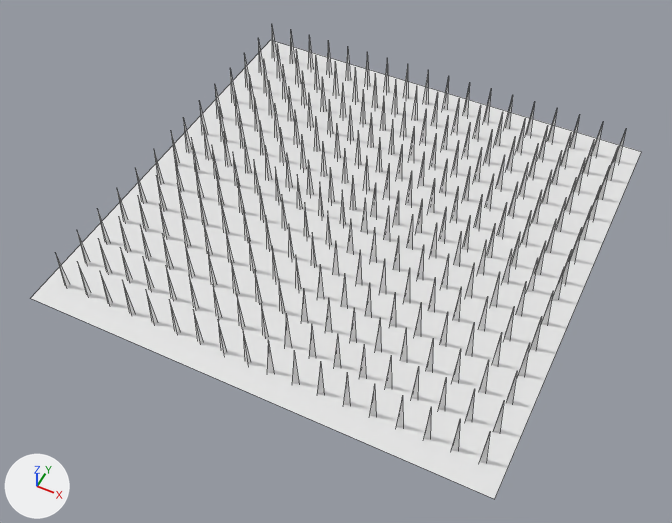
One commit to the Blender file mesh/poly/final/trap_speer_v2.blend: the scene before it, then after it.
The view is the same before and after, from a camera (50 mm lens) standing at (3.59, -7.83, 8.8) and looking at (-0.04, -0.57, -0.27). Lighting does not change. The marker at lower left points along +X, +Y and +Z. Mesh edges are drawn as thin lines.
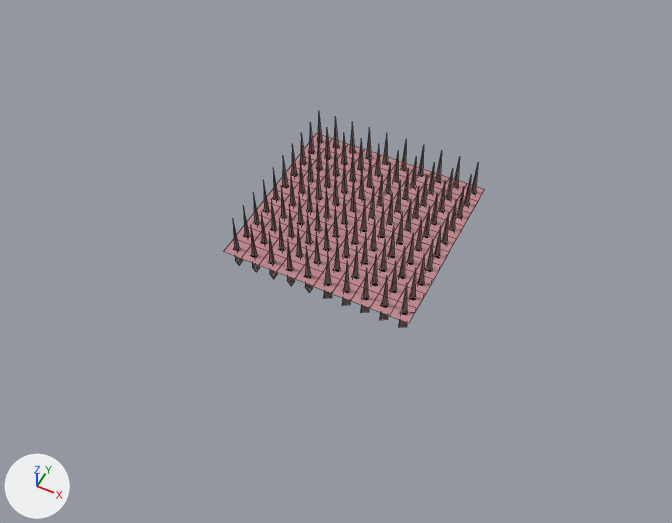
Boxes [x1, y1, x2, y2] around the edits, measured in the pictures (672 x 523 px):
'Plane', recoloured, reshaped, modifiers changed, rescaled (white to pink, 57% narrower, 59% shorter): before [31, 40, 641, 499]; after [224, 134, 485, 323]
'Cube', reshaped, moved, modifiers changed (57% narrower, 51% shorter): before [56, 27, 626, 462]; after [233, 116, 478, 327]

The change in detail:
Picture 'loch_tex' (img_loch_tex) is new.
Material 'Spikes_mat' (mat_spikes_mat) is new.
Its base color is (0.217, 0.141, 0.131) (brown #806965).
Material 'Material' (mat_material) is new.
Its texture is img_loch_tex.
me_plane_003 has 4 vertices, 1 face and spans x -1.0..1.0, y -1.0..1.0, z 0.0.
me_plane_003 is used by ob_plane; location (0.0, 0.0, 0.0); scale (3.0, 3.0, 2.96).
Part 1, on me_plane_003:
Vertex 0 of me_plane_003 moves from (-1.0, -1.0, 0.0) at pixel (30, 298) to (0.0, 0.0, 0.0) at pixel (358, 219).
Vertex 1 of me_plane_003 moves from (1.0, -1.0, 0.0) at pixel (494, 499) to (0.26, 0.0, 0.0) at pixel (375, 225).
Vertex 2 of me_plane_003 moves from (-1.0, 1.0, 0.0) at pixel (270, 39) to (0.0, 0.26, 0.0) at pixel (366, 207).
Vertex 3 of me_plane_003 moves from (1.0, 1.0, 0.0) at pixel (641, 151) to (0.26, 0.26, 0.0) at pixel (384, 213).
me_plane_003 now uses material mat_material (picture img_loch_tex).
me_cube has 4 vertices, 4 faces and spans x 2.31..4.15, y 2.13..3.97, z -0.8..0.01.
me_cube is used by ob_cube; location (0.0, 0.0, 0.59); scale (0.05, 0.05, 1.0).
Verts and faces of me_cube; kept vertices keep their numbers, new ones are numbered from 4.
Before the commit, vertices of me_cube: 0 (2.31, 2.13, -0.8), 1 (3.23, 3.05, 0.01) at pixel (375, 182), 2 (2.31, 3.97, -0.8), 3 (4.15, 2.85, -0.8).
Part 2, on me_cube:
Vertices deleted: 0 to 3 (with the faces that use them).
New vertex 4 is at (1.98, 1.72, -0.26).
New vertex 5 is at (2.9, 2.64, 0.55), pixel (373, 186).
New vertex 6 is at (1.98, 3.56, -0.26).
New vertex 7 is at (3.82, 2.43, -0.26).
New faces: (5, 7, 6), (4, 7, 5), (4, 5, 6).
me_cube now uses material mat_spikes_mat (brown #806965).
Object 'Plane' (ob_plane) is rescaled from (3.0, 3.0, 2.96) to (1.0, 1.0, 1.0).
Object 'Plane' (ob_plane) gains a ARRAY modifier named 'Array'.
Modifier setting: count = 5.
Modifier setting: constant_offset_displace = (0.0, 0.0, 0.0).
Object 'Plane' (ob_plane) gains a ARRAY modifier named 'Array.001'.
Modifier setting: count = 5.
Modifier setting: constant_offset_displace = (0.0, 0.0, 0.0).
Modifier setting: relative_offset_displace = (0.0, 1.0, 0.0).
Object 'Plane' (ob_plane) gains a MIRROR modifier named 'Mirror'.
Modifier setting: use_axis = (True, True, False).
Modifier setting: mirror_object = ob_empty.
Object 'Cube' (ob_cube) moves from (0.0, 0.0, 0.59) to (0.0, 0.0, 0.0).
Object 'Cube' (ob_cube) has a ARRAY modifier named 'Array'.
On modifier 'Array' of object 'Cube' (ob_cube), count goes from 9 to 5.
Object 'Cube' (ob_cube) has a ARRAY modifier named 'Array'.
On modifier 'Array' of object 'Cube' (ob_cube), relative_offset_displace goes from (3.5, 0.0, 0.0) to (2.8, 0.0, 0.0).
Object 'Cube' (ob_cube) has a ARRAY modifier named 'Array.001'.
On modifier 'Array.001' of object 'Cube' (ob_cube), count goes from 7 to 5.
Object 'Cube' (ob_cube) has a ARRAY modifier named 'Array.001'.
On modifier 'Array.001' of object 'Cube' (ob_cube), relative_offset_displace goes from (0.0, 4.5, 0.0) to (0.0, 2.8, 0.0).
